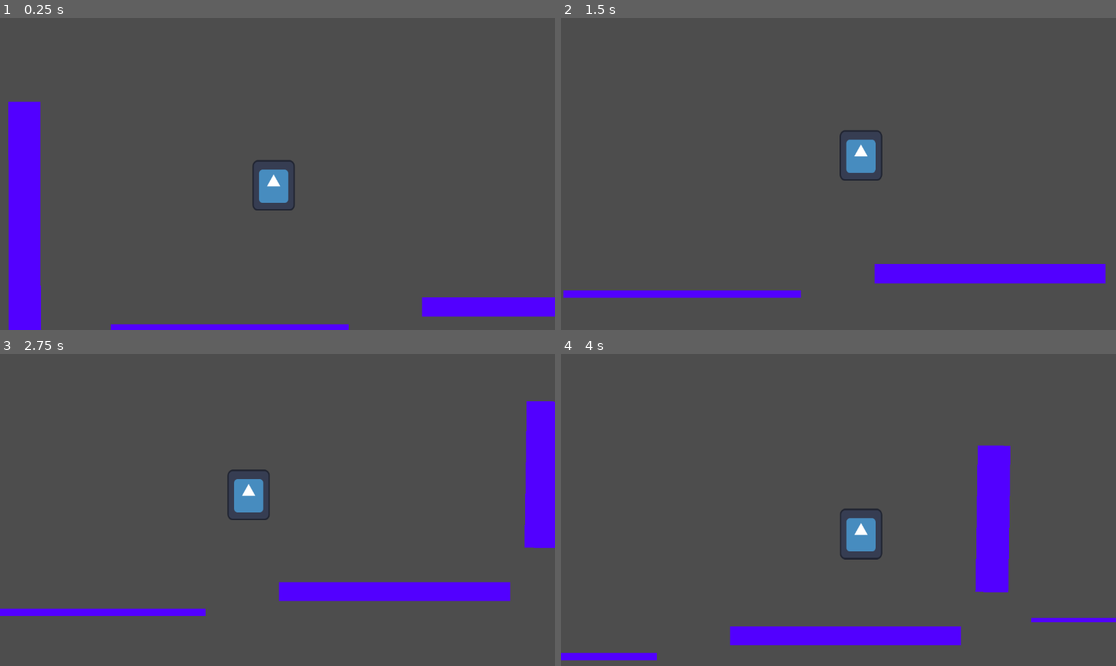
Above: before the commit, frames 1-4 (two rows, left to right).
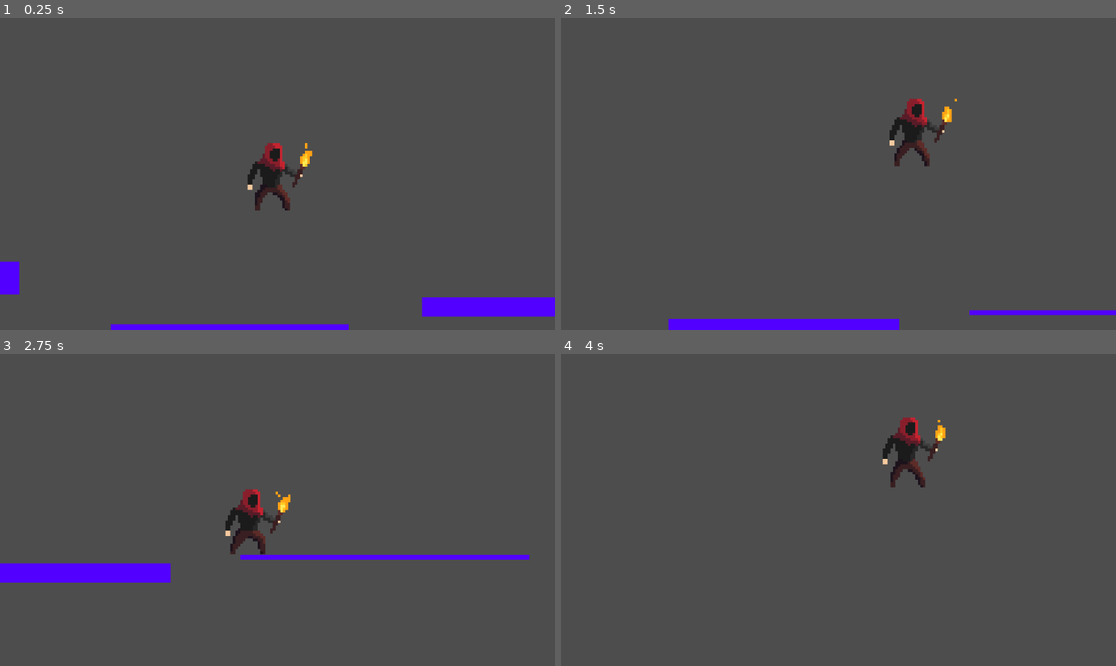
Above: after the commit, the same moments.

Repository: Ray46501/2D-Platformer-Game
Game: Godot game, scene res://scenes/world.tscn
Two runs of this game, one before a commit and one after it. Both use one fixed random seed, a clock stepped at 60 frames per second and the inputs below. The engine's default icon, where the game draws it, is replaced by a stand-in: a white triangle on a blue panel in a dark square.
Inputs:
- Up to frame 1 (0.25 s): no input
- Up to frame 2 (1.5 s): hold R (dash, bound only after the commit) 0.53-1.28 s; hold D (move_right) from 0.53 s (still down); tap Space (jump) at 0.77, 0.8, 1.07, 1.35 s
- Up to frame 3 (2.75 s): tap Space (jump) at 1.52, 1.82, 2.3 s; tap R (dash, bound only after the commit) at 1.55 s; release D (move_right) at 2.03 s; hold A (move_left) from 2.03 s (still down); tap S (smash) at 2.1 s
- Up to frame 4 (4 s): release A (move_left) at 2.78 s; hold D (move_right) from 2.78 s (still down); tap R (dash, bound only after the commit) at 2.85 s; tap Space (jump) at 3.02, 3.32, 3.77, 3.8 s; hold R (dash, bound only after the commit) from 3.53 s (still down)

The runs differ from the first frame. In frame 1, 5.6% of the frame differs, in the area x 0-57%, y 26-100%; in frame 2, 7.4%; in frame 3, 10%, in the area x 0-100%, y 15-84%; in frame 4, 7.8%.

Commit message:
Added Animation (Waiting for Background)

Diff:
--- a/project.godot
+++ b/project.godot
@@ -38,3 +38,12 @@
 "events": [Object(InputEventKey,"resource_local_to_scene":false,"resource_name":"","device":0,"window_id":0,"alt_pressed":false,"shift_pressed":false,"ctrl_pressed":false,"meta_pressed":false,"pressed":false,"keycode":0,"physical_keycode":83,"key_label":0,"unicode":0,"echo":false,"script":null)
 ]
 }
+dash={
+"deadzone": 0.5,
+"events": [Object(InputEventKey,"resource_local_to_scene":false,"resource_name":"","device":0,"window_id":0,"alt_pressed":false,"shift_pressed":false,"ctrl_pressed":false,"meta_pressed":false,"pressed":false,"keycode":0,"physical_keycode":82,"key_label":0,"unicode":0,"echo":false,"script":null)
+]
+}
+
+[rendering]
+
+textures/canvas_textures/default_texture_filter=0
--- a/scenes/player.tscn
+++ b/scenes/player.tscn
@@ -1,25 +1,203 @@
-[gd_scene load_steps=4 format=3 uid="uid://c51mnuw548gye"]
-
-[ext_resource type="Texture2D" uid="uid://d0lcv1te3hr4n" path="res://icon.svg" id="1_lsbda"]
+[gd_scene load_steps=9 format=3 uid="uid://c51mnuw548gye"]
+
 [ext_resource type="Script" path="res://scripts/player.gd" id="1_v4yv0"]
-
-[sub_resource type="RectangleShape2D" id="RectangleShape2D_femls"]
-size = Vector2(20, 10)
+[ext_resource type="Texture2D" uid="uid://pt57mfxjo6tt" path="res://assests/textures/IdleCaveExplorer-Sheet.png" id="2_4f8s1"]
+[ext_resource type="Texture2D" uid="uid://biq1mjnewpwho" path="res://assests/textures/WalkingCaveExplorer-Sheet.png" id="3_65vg2"]
+
+[sub_resource type="RectangleShape2D" id="RectangleShape2D_4n10r"]
+size = Vector2(20, 27.1794)
+
+[sub_resource type="Animation" id="Animation_6p0b0"]
+resource_name = "idle"
+loop_mode = 1
+tracks/0/type = "value"
+tracks/0/imported = false
+tracks/0/enabled = true
+tracks/0/path = NodePath("Sprite2D:texture")
+tracks/0/interp = 1
+tracks/0/loop_wrap = true
+tracks/0/keys = {
+"times": PackedFloat32Array(0),
+"transitions": PackedFloat32Array(1),
+"update": 1,
+"values": [ExtResource("2_4f8s1")]
+}
+tracks/1/type = "value"
+tracks/1/imported = false
+tracks/1/enabled = true
+tracks/1/path = NodePath("Sprite2D:hframes")
+tracks/1/interp = 1
+tracks/1/loop_wrap = true
+tracks/1/keys = {
+"times": PackedFloat32Array(0),
+"transitions": PackedFloat32Array(1),
+"update": 1,
+"values": [10]
+}
+tracks/2/type = "value"
+tracks/2/imported = false
+tracks/2/enabled = true
+tracks/2/path = NodePath("Sprite2D:vframes")
+tracks/2/interp = 1
+tracks/2/loop_wrap = true
+tracks/2/keys = {
+"times": PackedFloat32Array(0),
+"transitions": PackedFloat32Array(1),
+"update": 1,
+"values": [1]
+}
+tracks/3/type = "value"
+tracks/3/imported = false
+tracks/3/enabled = true
+tracks/3/path = NodePath("Sprite2D:frame")
+tracks/3/interp = 1
+tracks/3/loop_wrap = true
+tracks/3/keys = {
+"times": PackedFloat32Array(0, 0.1, 0.2, 0.3, 0.4, 0.5, 0.6, 0.7, 0.8, 0.9, 1),
+"transitions": PackedFloat32Array(1, 1, 1, 1, 1, 1, 1, 1, 1, 1, 1),
+"update": 1,
+"values": [0, 1, 2, 3, 4, 5, 6, 7, 8, 9, 9]
+}
+
+[sub_resource type="Animation" id="Animation_5mqy0"]
+length = 0.001
+tracks/0/type = "value"
+tracks/0/imported = false
+tracks/0/enabled = true
+tracks/0/path = NodePath("Sprite2D:texture")
+tracks/0/interp = 1
+tracks/0/loop_wrap = true
+tracks/0/keys = {
+"times": PackedFloat32Array(0),
+"transitions": PackedFloat32Array(1),
+"update": 1,
+"values": [ExtResource("2_4f8s1")]
+}
+tracks/1/type = "value"
+tracks/1/imported = false
+tracks/1/enabled = true
+tracks/1/path = NodePath("Sprite2D:hframes")
+tracks/1/interp = 1
+tracks/1/loop_wrap = true
+tracks/1/keys = {
+"times": PackedFloat32Array(0),
+"transitions": PackedFloat32Array(1),
+"update": 1,
+"values": [10]
+}
+tracks/2/type = "value"
+tracks/2/imported = false
+tracks/2/enabled = true
+tracks/2/path = NodePath("Sprite2D:vframes")
+tracks/2/interp = 1
+tracks/2/loop_wrap = true
+tracks/2/keys = {
+"times": PackedFloat32Array(0),
+"transitions": PackedFloat32Array(1),
+"update": 1,
+"values": [1]
+}
+tracks/3/type = "value"
+tracks/3/imported = false
+tracks/3/enabled = true
+tracks/3/path = NodePath("Sprite2D:frame")
+tracks/3/interp = 1
+tracks/3/loop_wrap = true
+tracks/3/keys = {
+"times": PackedFloat32Array(0),
+"transitions": PackedFloat32Array(1),
+"update": 1,
+"values": [0]
+}
+
+[sub_resource type="Animation" id="Animation_fdof1"]
+resource_name = "walk"
+length = 0.9
+loop_mode = 1
+tracks/0/type = "value"
+tracks/0/imported = false
+tracks/0/enabled = true
+tracks/0/path = NodePath("Sprite2D:texture")
+tracks/0/interp = 1
+tracks/0/loop_wrap = true
+tracks/0/keys = {
+"times": PackedFloat32Array(0),
+"transitions": PackedFloat32Array(1),
+"update": 1,
+"values": [ExtResource("3_65vg2")]
+}
+tracks/1/type = "value"
+tracks/1/imported = false
+tracks/1/enabled = true
+tracks/1/path = NodePath("Sprite2D:hframes")
+tracks/1/interp = 1
+tracks/1/loop_wrap = true
+tracks/1/keys = {
+"times": PackedFloat32Array(0),
+"transitions": PackedFloat32Array(1),
+"update": 1,
+"values": [9]
+}
+tracks/2/type = "value"
+tracks/2/imported = false
+tracks/2/enabled = true
+tracks/2/path = NodePath("Sprite2D:vframes")
+tracks/2/interp = 1
+tracks/2/loop_wrap = true
+tracks/2/keys = {
+"times": PackedFloat32Array(0),
+"transitions": PackedFloat32Array(1),
+"update": 1,
+"values": [1]
+}
+tracks/3/type = "value"
+tracks/3/imported = false
+tracks/3/enabled = true
+tracks/3/path = NodePath("Sprite2D:frame")
+tracks/3/interp = 1
+tracks/3/loop_wrap = true
+tracks/3/keys = {
+"times": PackedFloat32Array(0, 0.1, 0.2, 0.3, 0.4, 0.5, 0.6, 0.7, 0.8, 0.9, 1),
+"transitions": PackedFloat32Array(1, 1, 1, 1, 1, 1, 1, 1, 1, 1, 1),
+"update": 1,
+"values": [0, 1, 2, 3, 4, 5, 6, 7, 8, 8, 8]
+}
+
+[sub_resource type="AnimationLibrary" id="AnimationLibrary_bkc3g"]
+_data = {
+"RESET": SubResource("Animation_5mqy0"),
+"idle": SubResource("Animation_6p0b0"),
+"walk": SubResource("Animation_fdof1")
+}
 
 [node name="Player" type="CharacterBody2D"]
+position = Vector2(5, 0)
 script = ExtResource("1_v4yv0")
 
 [node name="Sprite2D" type="Sprite2D" parent="."]
-position = Vector2(0, -54)
-scale = Vector2(0.688994, 0.820813)
-texture = ExtResource("1_lsbda")
+position = Vector2(39, -88)
+scale = Vector2(5.18495, 5.38931)
+texture = ExtResource("2_4f8s1")
+hframes = 10
 
 [node name="CollisionShape2D" type="CollisionShape2D" parent="."]
-position = Vector2(0, -52.9411)
-scale = Vector2(4.60335, 10.5882)
-shape = SubResource("RectangleShape2D_femls")
+position = Vector2(0, -71.5)
+scale = Vector2(6.30534, 5.26133)
+shape = SubResource("RectangleShape2D_4n10r")
 
 [node name="Camera2D" type="Camera2D" parent="."]
+visible = false
 position = Vector2(8, -57)
 scale = Vector2(-0.144481, 2.04366)
 position_smoothing_enabled = true
+
+[node name="dash_timer" type="Timer" parent="."]
+wait_time = 0.2
+
+[node name="AnimationPlayer" type="AnimationPlayer" parent="."]
+libraries = {
+"": SubResource("AnimationLibrary_bkc3g")
+}
+autoplay = "idle"
+
+[connection signal="timeout" from="dash_timer" to="." method="_on_dash_timer_timeout"]
--- a/scenes/world.tscn
+++ b/scenes/world.tscn
@@ -50,8 +50,8 @@
 shape = SubResource("RectangleShape2D_j4w5s")
 
 [node name="Platform4" type="StaticBody2D" parent="."]
-position = Vector2(1424, 296)
-rotation = -1.55543
+position = Vector2(-110, 478)
+rotation = -3.13903
 scale = Vector2(0.304607, 0.679922)
 
 [node name="MeshInstance2D" type="MeshInstance2D" parent="Platform4"]
@@ -63,9 +63,9 @@
 shape = SubResource("RectangleShape2D_j4w5s")
 
 [node name="Platform5" type="StaticBody2D" parent="."]
-position = Vector2(52.9999, 364)
-rotation = -1.57211
-scale = Vector2(0.502955, 0.666588)
+position = Vector2(934, 899)
+rotation = -3.14001
+scale = Vector2(3.10274, -0.491262)
 
 [node name="MeshInstance2D" type="MeshInstance2D" parent="Platform5"]
 modulate = Color(0.321569, 0, 1, 1)
--- a/scripts/player.gd
+++ b/scripts/player.gd
@@ -3,14 +3,21 @@
 # Importing Gravity and Making Speed and JV Accessible in Inspector Menu
 @export var SPEED = 300.0
 @export var JUMP_VELOCITY = -500.0
+var DASH_SPEED = SPEED * 3
+
+
+
 var gravity = ProjectSettings.get_setting("physics/2d/default_gravity")
 
 # Handling Wallslide and Limiting Player Jumps
 var current_jumps = 0
 var max_jumps = 2
+var current_sjumps = 0
+var max_sjumps = 1
 var wall_jump_rebound = 100
 var wall_slide_gravity = 100
 var is_wall_sliding = false
+var dashing = false
 
 # Adds Physics
 
@@ -26,12 +33,23 @@
 	if Input.is_action_just_pressed("smash"):
 		velocity.y = -JUMP_VELOCITY * 10
 
+	if Input.is_action_pressed("dash"):
+		dashing = true
+		$dash_timer.start()
+
 	var direction = Input.get_axis("move_left", "move_right")
-	velocity.x = direction * SPEED
+	if dashing:
+		velocity.x = direction * DASH_SPEED
+	else:
+		velocity.x = direction * SPEED
+
+
+
 
 	# Handles Double and Wall Jump
 	if is_on_floor():
 		current_jumps = 0
+		current_sjumps = 0
 
 	if Input.is_action_just_pressed("jump") && (current_jumps < max_jumps || is_wall_sliding):
 		if is_on_wall() && Input.is_action_pressed("move_right"):
@@ -43,6 +61,11 @@
 		else:
 			velocity.y = JUMP_VELOCITY
 		current_jumps += 1
+
+	if Input.is_action_just_pressed("jump") && current_sjumps < max_sjumps && Input.is_action_pressed("dash"):
+		velocity.y 	 = JUMP_VELOCITY * 1.75
+		current_jumps += 1
+		current_sjumps += 1
 
 func wall_slide(delta):
 	if is_on_wall() && !is_on_floor():
@@ -60,3 +83,7 @@
 
 	move_and_slide()
 	print(velocity)
+
+
+func _on_dash_timer_timeout():
+	dashing = false
Not shown, added: Cave Explorer (Animated Pixel Art)/Cave Explorer (Animated Pixel Art)/Animation Sprite Sheets (PNG)/AttackCaveExplorer-Sheet.png.import
Not shown, added: Cave Explorer (Animated Pixel Art)/Cave Explorer (Animated Pixel Art)/Animation Sprite Sheets (PNG)/DeathCaveExplorer-Sheet.png.import
Not shown, added: Cave Explorer (Animated Pixel Art)/Cave Explorer (Animated Pixel Art)/Animation Sprite Sheets (PNG)/HurtCaveExplorer-Sheet.png.import
Not shown, added: Cave Explorer (Animated Pixel Art)/Cave Explorer (Animated Pixel Art)/Animation Sprite Sheets (PNG)/IdleCaveExplorer-Sheet.png.import
Not shown, added: Cave Explorer (Animated Pixel Art)/Cave Explorer (Animated Pixel Art)/Animation Sprite Sheets (PNG)/WalkingCaveExplorer-Sheet.png.import
Not shown, added: Cave Explorer (Animated Pixel Art)/Cave Explorer (Animated Pixel Art)/Preview/Cover/Cave Explorer Cover Photo.png.import
Binary file removed: Skeleton enemy/Skeleton enemy/Skeleton enemy.aseprite
Binary file removed: Skeleton enemy/Skeleton enemy/Skeleton enemy.png
Binary file added: assests/textures/AttackCaveExplorer-Sheet.png
Not shown, added: assests/textures/AttackCaveExplorer-Sheet.png.import
Binary file added: assests/textures/DeathCaveExplorer-Sheet.png
Not shown, added: assests/textures/DeathCaveExplorer-Sheet.png.import
(and 7 more such lines)
